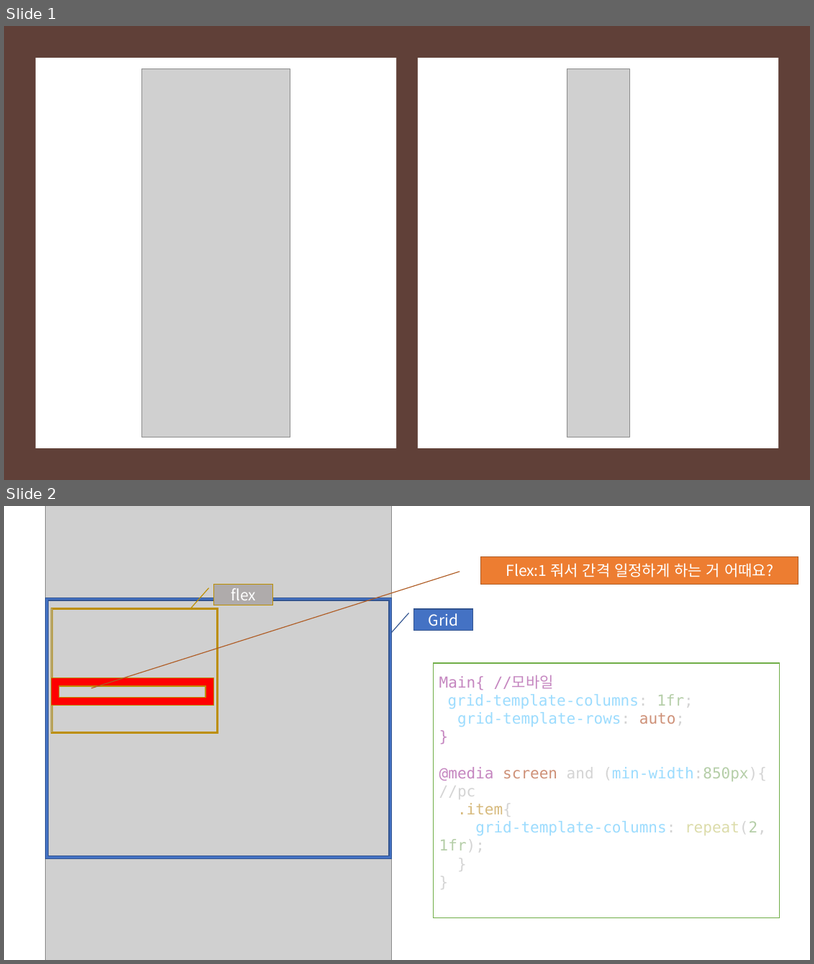
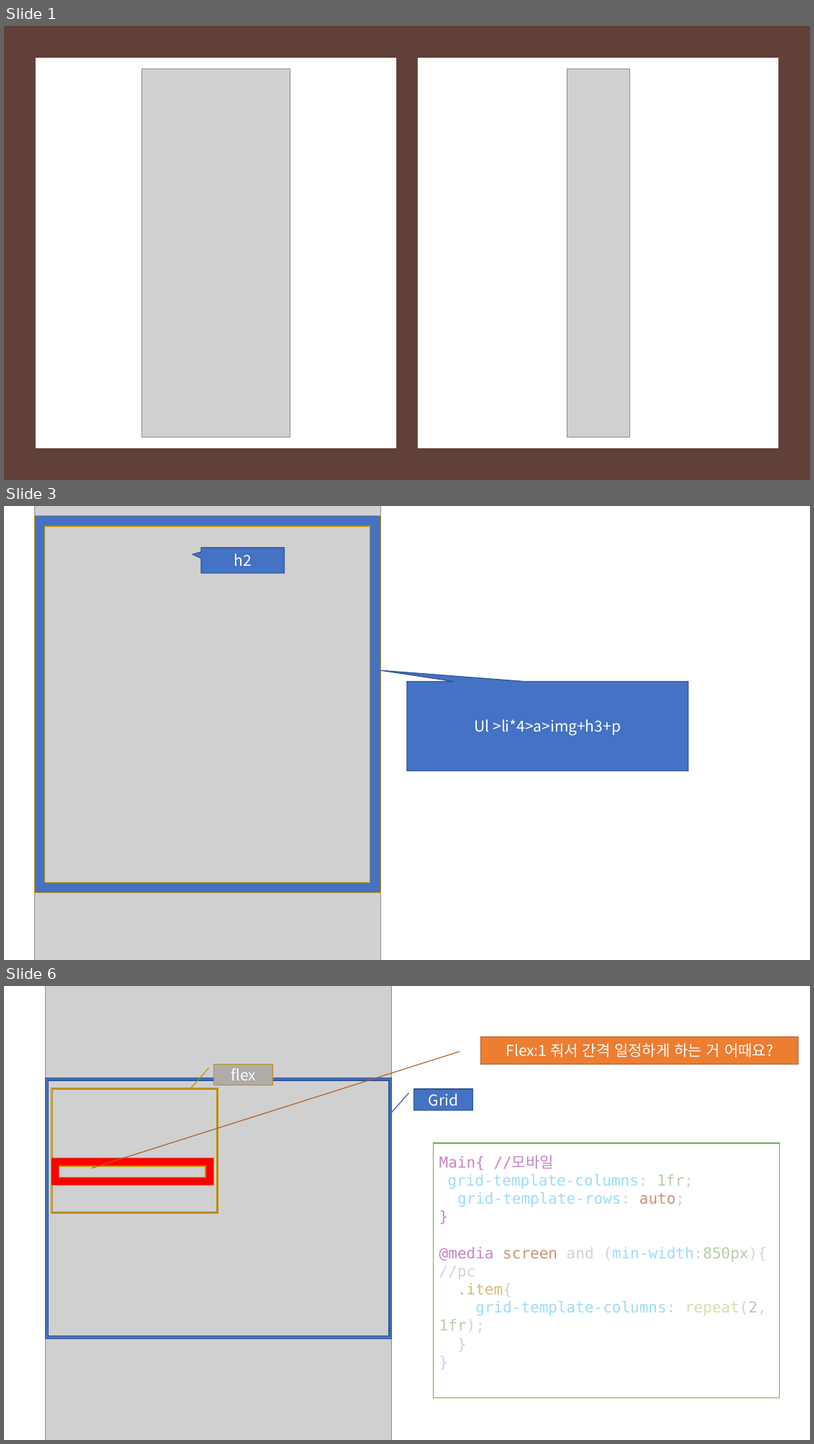
Before and after one commit to yeeSilver/clone-Project, a slide deck: Clone Coding/LineCareer/프레젠테이션1.pptx. Shown one above the other, each under a label of ours: slides 1 and 2 before the commit, slides 1, 3 and 6 after it; the slides between them are not shown. The pictures are 814x964 and 814x1444 pixels, drawn with LibreOffice and Linux fonts; fonts in the diff are those of the drawing; grey boxes stand for pictures. Boxes give left, top, right and bottom in pixels: in the first picture for what was removed or moved away, otherwise in the second. Text is boxed around its words. In the diff, an @@ line names an element or a change of style, - is before the commit and + after.

```diff
--- a/Clone Coding/LineCareer/프레젠테이션1.pptx
+++ b/Clone Coding/LineCareer/프레젠테이션1.pptx
@@ slide 3 added at (x1=4, y1=506, x2=810, y2=960), background #FFFFFF @@
@@ picture added at (x1=34, y1=506, x2=381, y2=960) @@
@@ frame added at (x1=34, y1=515, x2=381, y2=893), fill #4472C4, outline #BD8E00 1 pt @@
@@ speech box added at (x1=201, y1=548, x2=285, y2=573), fill #4472C4, outline #325491 1 pt, 18 pt, text #FFFFFF @@
+h2
@@ speech box added at (x1=407, y1=682, x2=689, y2=771), fill #4472C4, outline #325491 1 pt, 18 pt, text #FFFFFF @@
+Ul >li*4>a>img+h3+p
@@ what was slide 2 is now slide 6 @@
```
Also in this commit, not shown: 1 slide changed, 3 other slides added, 24 other files.
